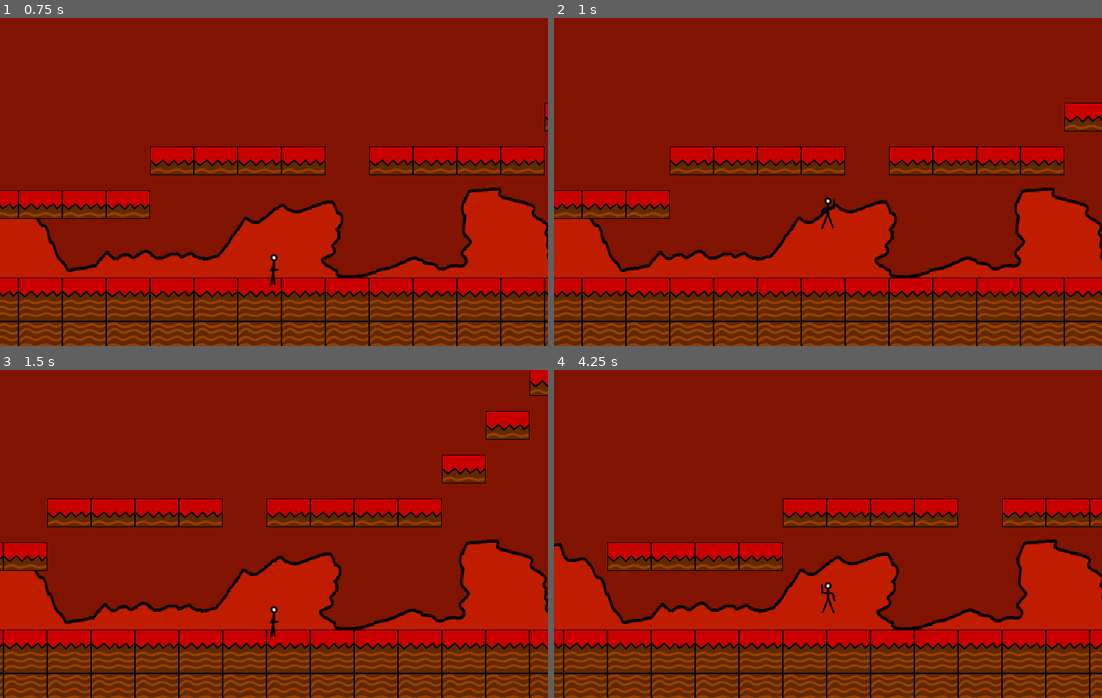
Above: before the commit, frames 1-4 (two rows, left to right).
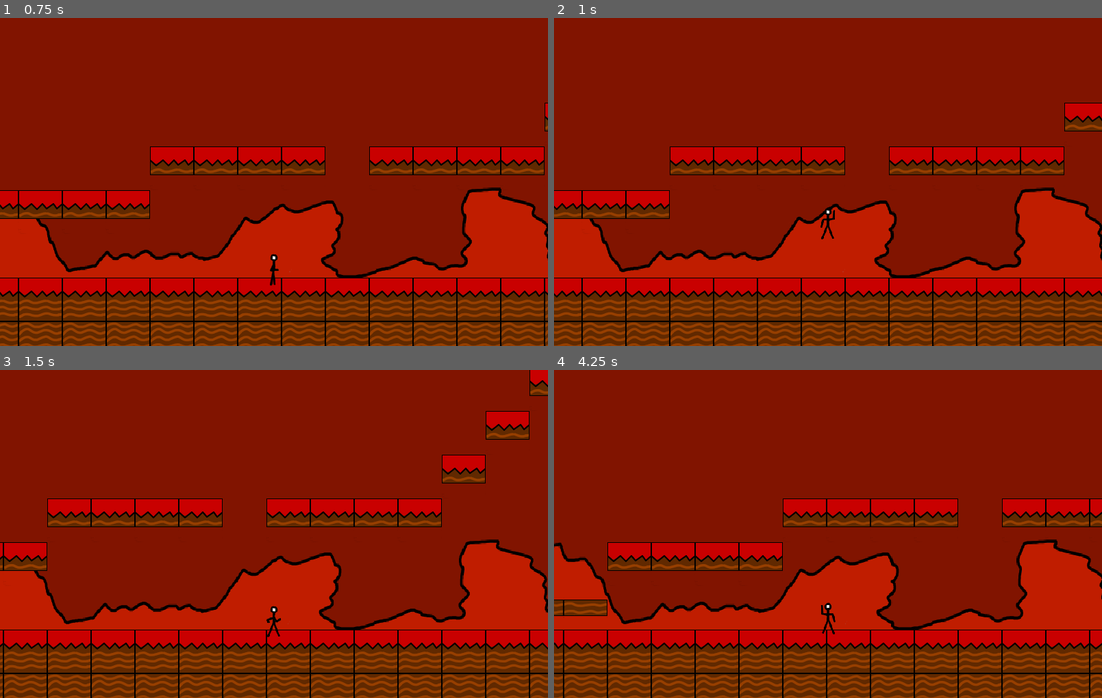
Above: after the commit, the same moments.

Repository: sagedemage/2d-platformer-godot
Game: Godot game, scene res://game_singleplayer.tscn
Two runs of this game, one before a commit and one after it. Both use one fixed random seed, a clock stepped at 60 frames per second and the inputs below.
Inputs:
- Up to frame 1 (0.75 s): tap Enter at 0.5 s; hold D (move_right) from 0.53 s (still down)
- Up to frame 2 (1 s): keep holding D (move_right); tap K (jump) at 0.77 s
- Up to frame 3 (1.5 s): keep holding D (move_right)
- Up to frame 4 (4.25 s): tap K (jump) at 1.52, 3.02, 3.77 s; release D (move_right) at 2.03 s; hold A (move_left) from 2.03 s (still down)

Frame 1 is identical in both runs. In frame 2, 0.2% of the frame differs, in the area x 48-52%, y 54-68%; in frame 3, less than 0.1%; in frame 4, 0.7%, in the area x 0-52%, y 64-81%.

Commit message:
added platforms in the level

Diff:
--- a/level/level.tscn
+++ b/level/level.tscn
@@ -11,4 +11,4 @@
 [node name="TileMap" type="TileMap" parent="."]
 tile_set = ExtResource("1")
 format = 2
-layer_0/tile_data = PackedInt32Array(720884, 1, 1, 720885, 0 …(2097 unchanged characters)…  0, 196624, 131074, 0, 196625, 131074, 0)
+layer_0/tile_data = PackedInt32Array(720884, 1, 1, 720885, 0 …(2097 unchanged characters)…  0, 196624, 131074, 0, 196625, 131074, 0, 655353, 262147, 0, 655354, 262147, 0, 262163, 262147, 0, 262164, 262147, 0, 327699, 262147, 0, 393235, 262147, 0, 458771, 262147, 0, 524307, 262147, 0, 524308, 262147, 0, 458772, 262147, 0, 393236, 262147, 0, 327700, 262147, 0)
--- a/level/tileset.tres
+++ b/level/tileset.tres
@@ -26,9 +26,19 @@
 2:0/0/physics_layer_0/angular_velocity = 0.0
 2:0/0/physics_layer_0/polygon_0/points = PackedVector2Array(-32, -32, 32, -32, 32, 9.5, -32, 9)
 
+[sub_resource type="TileSetAtlasSource" id="TileSetAtlasSource_howke"]
+texture = ExtResource("1_fsywm")
+texture_region_size = Vector2i(64, 64)
+4:0/0 = 0
+4:0/0/physics_layer_0/linear_velocity = Vector2(0, 0)
+4:0/0/physics_layer_0/angular_velocity = 0.0
+4:0/0/physics_layer_0/polygon_0/points = PackedVector2Array(-32, -10.5, 32, -11, 32, 12, -32, 11.5)
+4:0/0/physics_layer_0/polygon_0/one_way = true
+
 [resource]
 tile_size = Vector2i(64, 64)
 physics_layer_0/collision_layer = 16
 sources/0 = SubResource("TileSetAtlasSource_v3427")
 sources/1 = SubResource("TileSetAtlasSource_c6mot")
 sources/2 = SubResource("TileSetAtlasSource_1aoyv")
+sources/3 = SubResource("TileSetAtlasSource_howke")
--- a/player/player.gd
+++ b/player/player.gd
@@ -5,7 +5,7 @@
 
 const WALK_SPEED = 200.0
 const ACCELERATION_SPEED = WALK_SPEED * 6.0
-const JUMP_VELOCITY = -800.0
+const JUMP_VELOCITY = -700.0
 ## Maximum speed at which the player can fall.
 const TERMINAL_VELOCITY = 700
 
@@ -29,6 +29,9 @@
 		velocity.y *= 0.6
 	# Fall.
 	velocity.y = minf(TERMINAL_VELOCITY, velocity.y + gravity * delta)
+
+	if Input.is_action_just_pressed("down") and is_on_floor():
+		position.y += 1
 
 	# Move player left or right
 	var direction := Input.get_axis("move_left" + action_suffix, "move_right" + action_suffix) * WALK_SPEED
--- a/project.godot
+++ b/project.godot
@@ -168,6 +168,11 @@
 , Object(InputEventKey,"resource_local_to_scene":false,"resource_name":"","device":0,"window_id":0,"alt_pressed":false,"shift_pressed":false,"ctrl_pressed":false,"meta_pressed":false,"pressed":false,"keycode":4194306,"physical_keycode":0,"key_label":0,"unicode":0,"echo":false,"script":null)
 ]
 }
+down={
+"deadzone": 0.5,
+"events": [Object(InputEventKey,"resource_local_to_scene":false,"resource_name":"","device":-1,"window_id":0,"alt_pressed":false,"shift_pressed":false,"ctrl_pressed":false,"meta_pressed":false,"pressed":false,"keycode":0,"physical_keycode":83,"key_label":0,"unicode":115,"echo":false,"script":null)
+]
+}
 
 [layer_names]
 
Binary file added: assets/tiles/platform.png
Not shown, added: assets/tiles/platform.png.import
Binary file changed: assets/tiles/tiles.png
Not shown: 1 places in level/tileset.tres that only renumber resources
